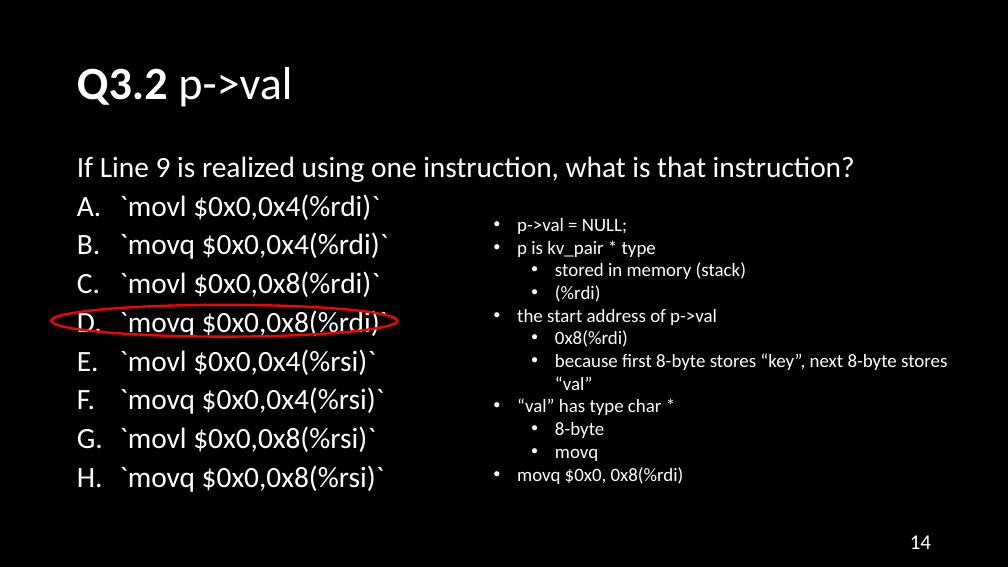
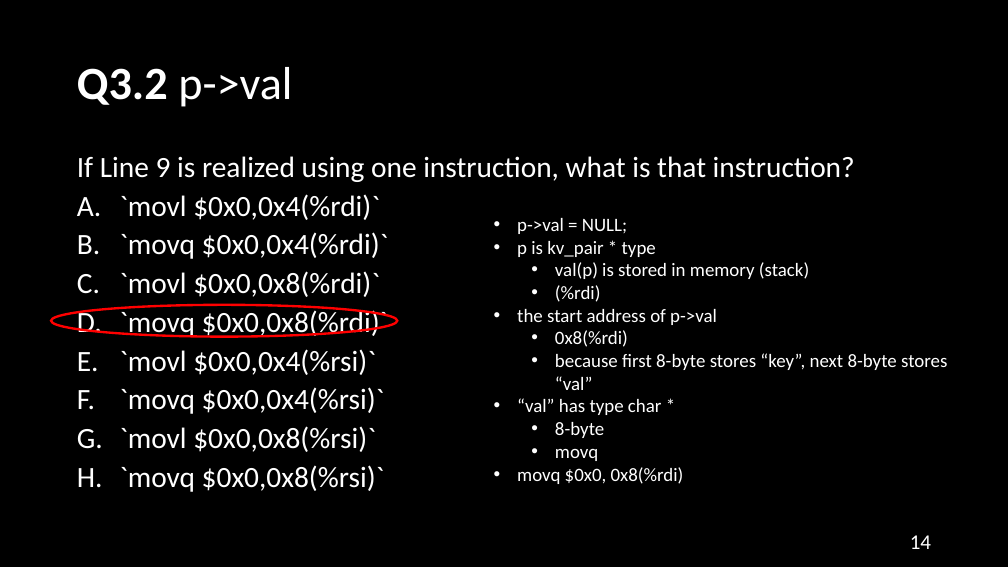
Before and after one commit to NYU-CSO/nyu-cso.github.io, a slide deck: slide 14 of rec-notes/r10.pptx. Drawn at 1008x567 pixels with LibreOffice and Linux fonts; fonts in the diff are those of the drawing. Boxes give left, top, right and bottom in pixels: in the first picture for what was removed or moved away, otherwise in the second. Text is boxed around its words. In the diff, an @@ line names an element or a change of style, - is before the commit and + after.

```diff
--- a/rec-notes/r10.pptx
+++ b/rec-notes/r10.pptx
@@ text at (555,262,809,279): text changed @@
-  • stored in memory (stack)
+  • val(p) is stored in memory (stack)
```
Also in this commit, not shown: 2 other slides changed, 2 other files.
